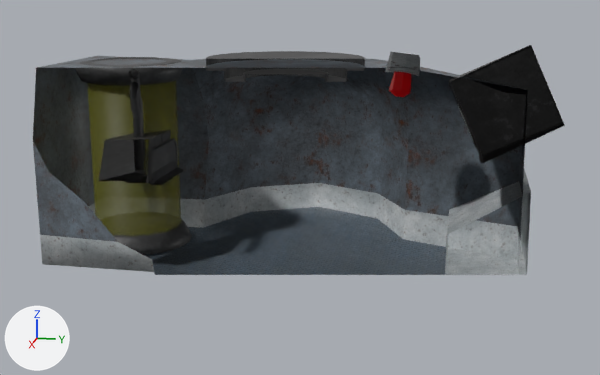
Two versions of the Blender file assets/models/submarine.blend, one commit apart.
Rendered twice from a camera (50 mm lens) standing at (10.35, 2.26, 3.52) and looking at (0.11, 0.21, 0.96). Arrows for +X, +Y and +Z are at lower left; the lights stay in place. Everything nearer to the camera than a plane just in front of the edit is cut away.

The first picture shows 'Hull', 'Light', 'Reactor', 'Sonar'.
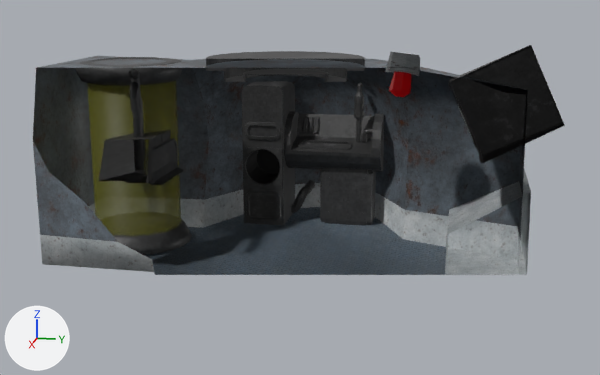
Commit message: Add CoolingAndLifeSupport 3d Model

Pixel boxes [x1, y1, x2, y2] of what changed, in the pictures (600 x 375 px):
'CoolingAndLifeSupport', added (black)
    after: [242, 81, 384, 226]
    faces in mat_metalsurface_001 (picture img_metal_surface_png_001): [242, 81, 384, 226]
    faces in mat_material (black #0d0d0d): [246, 149, 281, 183]

Patch to the scene script:
```diff
--- a/assets/models/submarine.blend.py
+++ b/assets/models/submarine.blend.py
@@ img_metal_surface_png_001 @@
+img_metal_surface_png_001 = load_image('metal_surface.png.001', '../textures/metal_surface.png', 256, 256, 'sRGB')
@@ mat_material @@
+mat_material = principled_material('Material')
+mat_material.base_color = (0.00399, 0.00399, 0.00399)  # black #0d0d0d
+mat_material.metallic = 0.238
+mat_material.roughness = 0.718
@@ mat_metalsurface_001 @@
+mat_metalsurface_001 = principled_material('MetalSurface.001')
+mat_metalsurface_001.texture = img_metal_surface_png_001
@@ me_coolingslab @@
+me_coolingslab.from_pydata(...)  # 1235 vertices, 1048 faces; spans x -0.95..0.2, y -0.31..1.72, z -1.0..1.11
+# faces by material slot: [1023, 25]
+me_coolingslab.materials.append(mat_metalsurface_001)  # picture img_metal_surface_png_001
+me_coolingslab.materials.append(mat_material)  # black #0d0d0d
@@ ob_coolingandlifesupport @@
+ob_coolingandlifesupport = bpy.data.objects.new('CoolingAndLifeSupport', me_coolingslab)
+ob_coolingandlifesupport.location = (-1.507, -0.642, 0.982)
```
